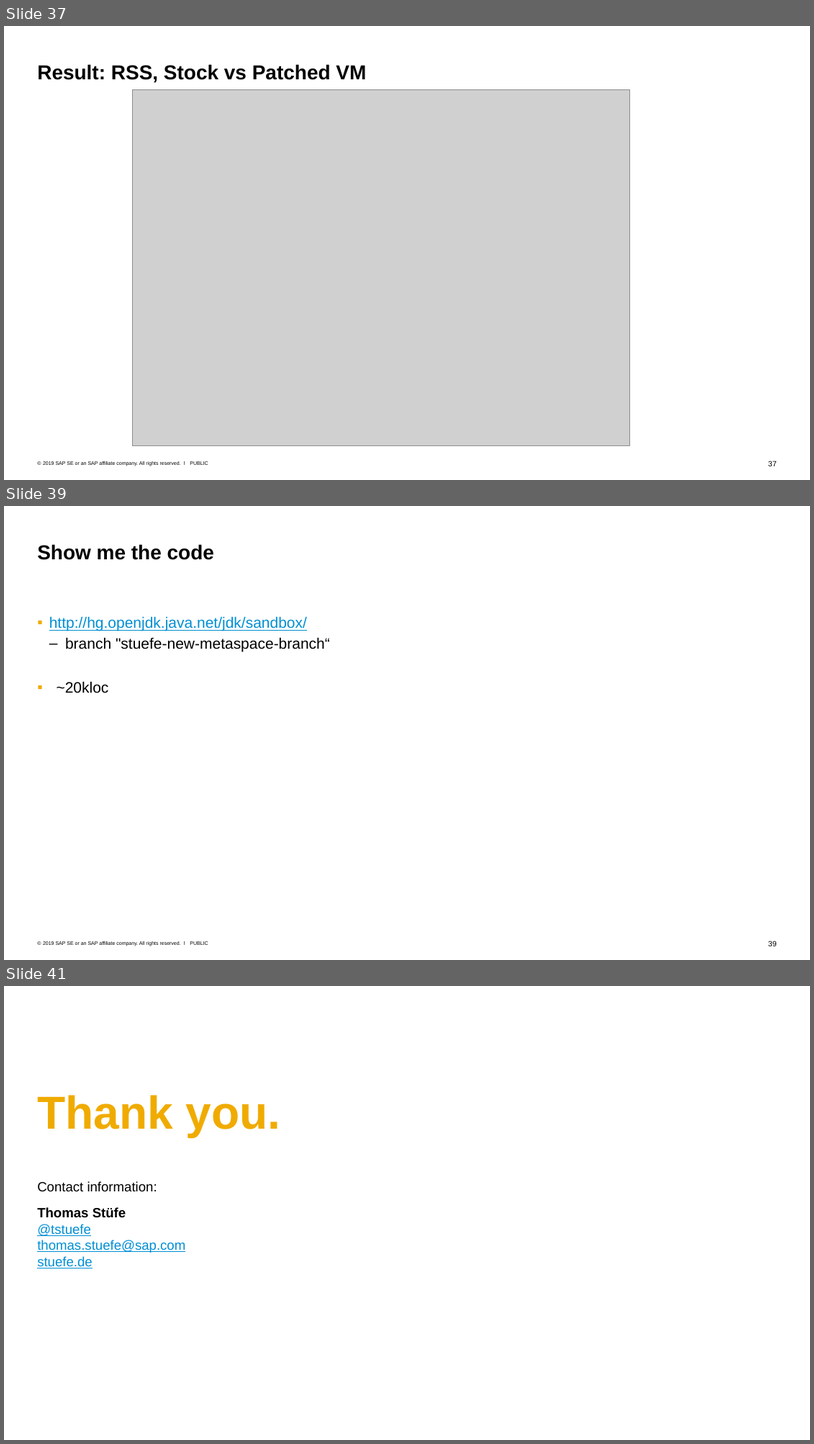
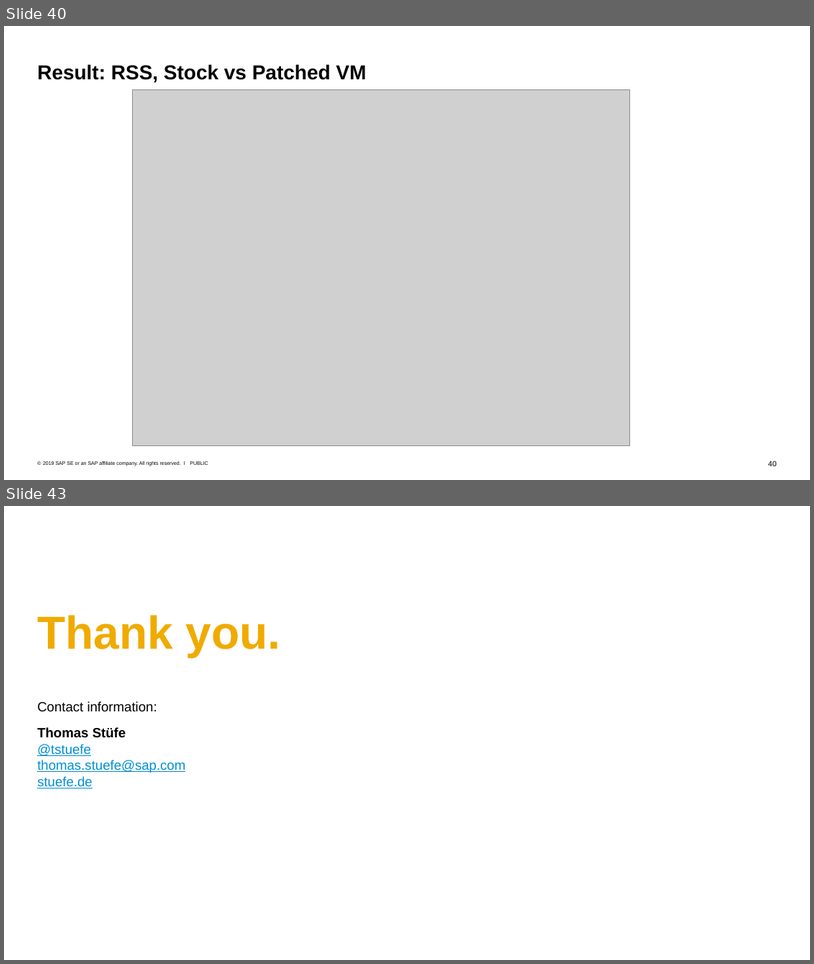
Before and after one commit to tstuefe/talk-fosdem20, a slide deck: fosdem20-taming-metaspace.pptx. Shown one above the other, each under a label of ours: slides 37, 39 and 41 before the commit, slides 40 and 43 after it; the slides between them are not shown. The pictures are 814x1444 and 814x964 pixels, drawn with LibreOffice and Linux fonts; fonts in the diff are those of the drawing; grey boxes stand for pictures; background and template pictures are left out. Boxes give left, top, right and bottom in pixels: in the first picture for what was removed or moved away, otherwise in the second. Text is boxed around its words. In the diff, an @@ line names an element or a change of style, - is before the commit and + after.

```diff
--- a/fosdem20-taming-metaspace.pptx
+++ b/fosdem20-taming-metaspace.pptx
@@ slide 39 removed at box(4, 506, 810, 960), background #FFFFFF; not listed: 3 template elements that a slide beside it also shows @@
@@ title removed at box(37, 544, 214, 560) @@
-Show me the code
@@ text removed at box(49, 616, 330, 693) @@
-  ▪ http://hg.openjdk.java.net/jdk/sandbox/
-    – branch "stuefe-new-metaspace-branch“
-  ▪ ~20kloc
@@ what was slide 37 is now slide 40 @@
@@ page number at box(769, 460, 777, 466): text changed @@
-37
+40
@@ what was slide 41 is now slide 43 @@
```
Also in this commit, not shown: 10 slides changed, 3 slides added, 1 other file.
